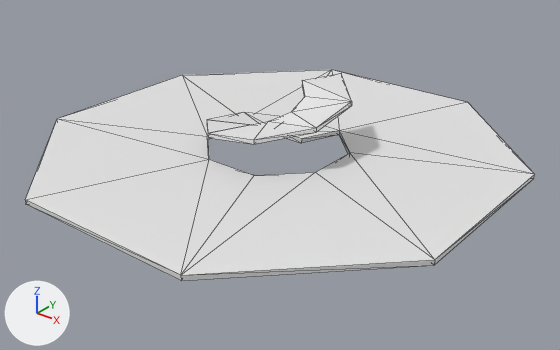
The Blender file blender/library_room.blend, before and after one commit.
The view is the same before and after, from a 50 mm camera at (19.6, -24.3, 13.8) aimed at (0.8, -0.8, -0.8). Arrows for +X, +Y and +Z are at lower left; the lights stay in place. Mesh edges are drawn as thin lines. Materials are left out; every surface is plain grey.

Script lines for the objects in view, before the commit:
```python
me_cube_003 = bpy.data.meshes.new('Cube.003')
me_cube_003.from_pydata(...)  # 32 vertices, 64 faces; spans x -10.0..10.0, y -10.0..10.0, z 0.0..0.2
me_cube_003.materials.append(mat_floormaterial)
me_plane_003 = bpy.data.meshes.new('Plane.003')
me_plane_003.from_pydata(...)  # 40 vertices, 35 faces; spans x -3.0..3.0, y -3.0..3.0, z 0.0..2.94
me_plane_003.materials.append(mat_floormaterial)
ob_floor_col = bpy.data.objects.new('Floor-col', me_cube_003)
ob_floor_col.location = (0.0, 0.0, 0.0)
ob_floor_col.material_slots[0].link = 'OBJECT'; ob_floor_col.material_slots[0].material = mat_floormaterial
ob_stairs_col = bpy.data.objects.new('Stairs-col', me_plane_003)
ob_stairs_col.location = (0.0, 0.0, 0.0)
_m = ob_stairs_col.modifiers.new('Triangulate', 'TRIANGULATE')
_m.quad_method = 'BEAUTY'
```
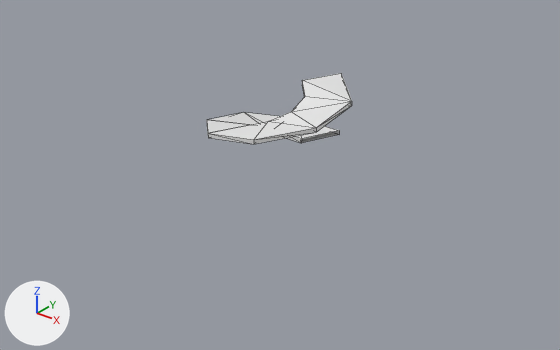
Scene script edits in JSON lines:
```json
{"block": "me_plane_003", "where": "# used by ob_stairs_col; location = (0.0, 0.0, 0.0)"}
{"op": "remove", "block": "me_plane_003", "code": "me_plane_003.from_pydata(...)  # 40 vertices, 35 faces; spans x -3.0..3.0, y -3.0..3.0, z 0.0..2.94"}
{"op": "add", "block": "me_plane_003", "code": "me_plane_003.from_pydata(...)  # 36 vertices, 32 faces; spans x -3.0..3.0, y -3.0..3.0, z 0.0..2.94"}
{"block": "me_plane_003", "change": "me_plane_003 part 1"}
{"block": "me_plane_003", "change": "4 vertices are removed from x -1.24..-0.48, y 1.15..3.0, z 0.0..0.2"}
{"block": "me_plane_003", "change": "6 faces are deleted"}
{"block": "me_plane_003", "change": "4 new faces join them"}
{"op": "add", "block": "ob_floor_col", "code": "ob_floor_col.hide_set(True)"}
```

Pixel boxes [x1, y1, x2, y2] of what changed, in the pictures (560 x 350 px; the box of a moved part takes in the faces that stretch with it):
```json
{"object": "Floor-col", "change": "hidden", "before": [25, 70, 535, 281]}
{"part": 1, "of": "me_plane_003", "change": "moved or reshaped", "before": [287, 126, 339, 143], "after": [287, 126, 339, 143]}
```
